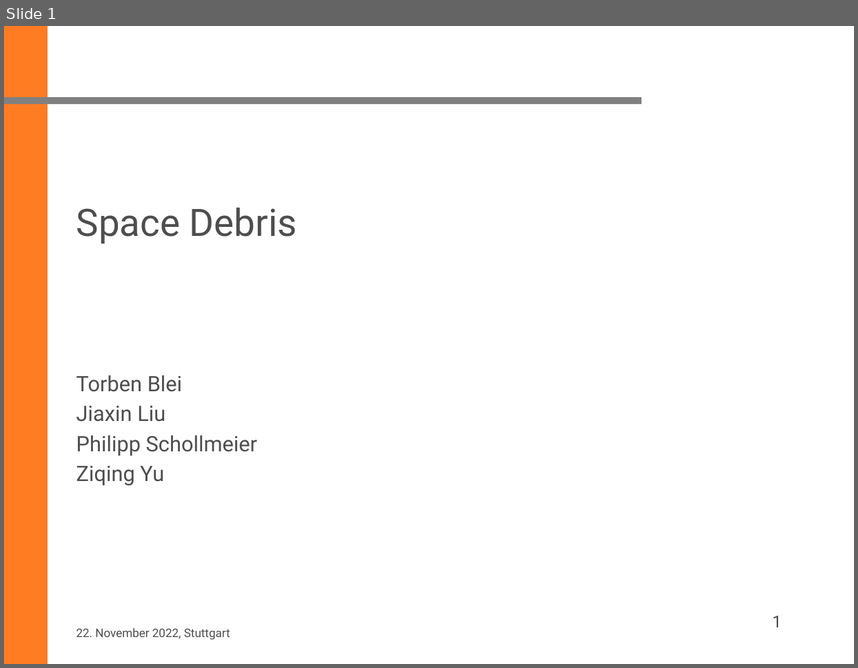
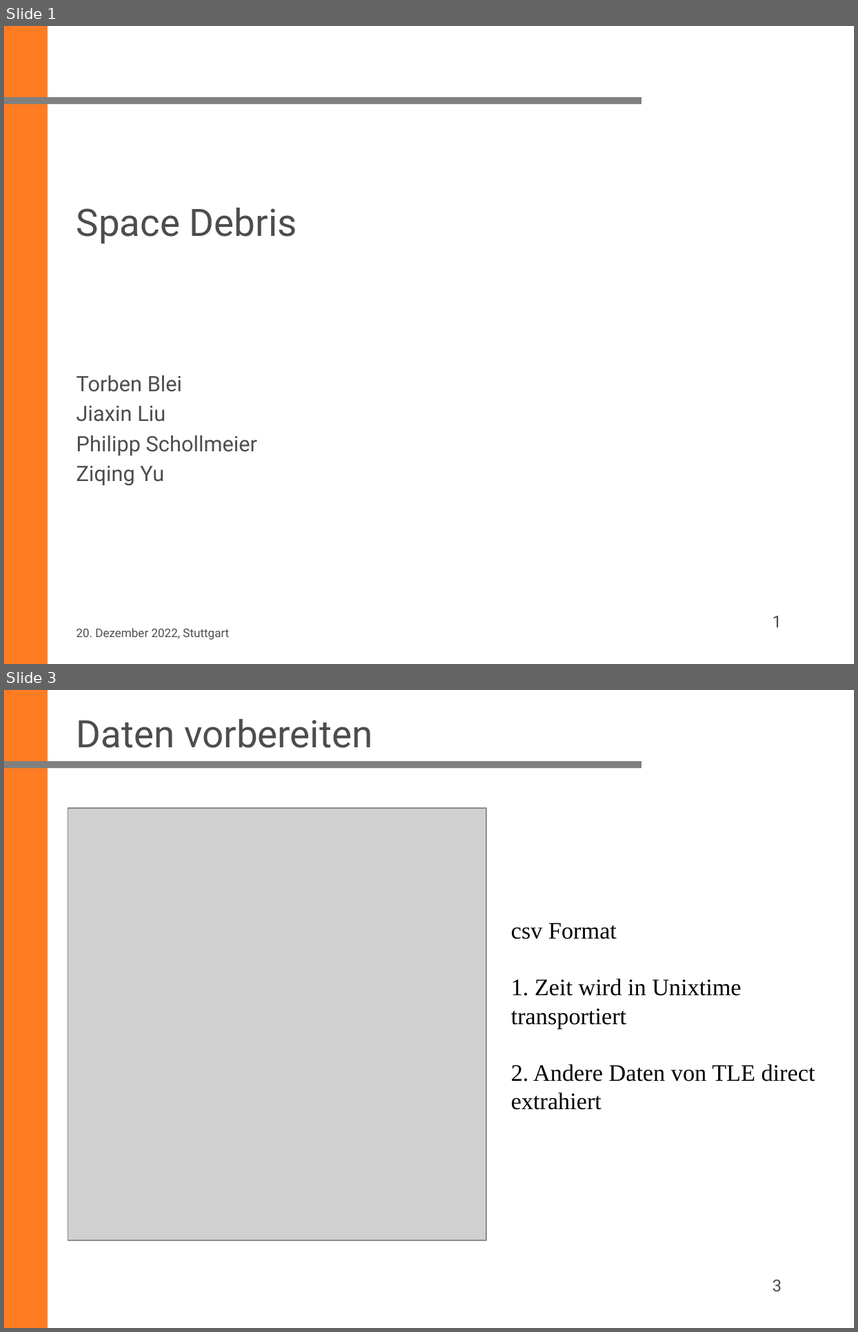
Before and after one commit to ziqing97/Seminar-Aktuelle-Geodaetische-Satelliten-missionen, a slide deck: Project_Space_Debris/vortrag/20221219_Yu.pptx. Shown one above the other, each under a label of ours: slide 1 before the commit, slides 1 and 3 after it; the slides between them are not shown. The pictures are 858x668 and 858x1332 pixels, drawn with LibreOffice and Linux fonts; fonts in the diff are those of the drawing; grey boxes stand for pictures; background and template pictures are left out. Boxes give left, top, right and bottom in pixels: in the first picture for what was removed or moved away, otherwise in the second. Text is boxed around its words. In the diff, an @@ line names an element or a change of style, - is before the commit and + after.

```diff
--- a/Project_Space_Debris/vortrag/20221219_Yu.pptx
+++ b/Project_Space_Debris/vortrag/20221219_Yu.pptx
@@ slide 3 added at bbox=[4, 690, 854, 1328], background #FFFFFF; not listed: 2 template elements that a slide beside it also shows @@
@@ title added at bbox=[76, 719, 372, 748], 32 pt, text #4D4D4D @@
+Daten vorbereiten
@@ picture added at bbox=[67, 808, 486, 1240] @@
@@ text added at bbox=[511, 923, 815, 1110], 20 pt, text #000000 @@
+csv Format
+1. Zeit wird in Unixtime transportiert
+2. Andere Daten von TLE direct extrahiert
@@ page number added at bbox=[773, 1279, 782, 1291], 14 pt, text #4D4D4D @@
+3
@@ slide 1 changed as well @@
@@ text at bbox=[76, 628, 229, 639]: text changed @@
-22. November 2022, Stuttgart
+20. Dezember 2022, Stuttgart
```
Also in this commit, not shown: 5 other slides added, 2 other files.
